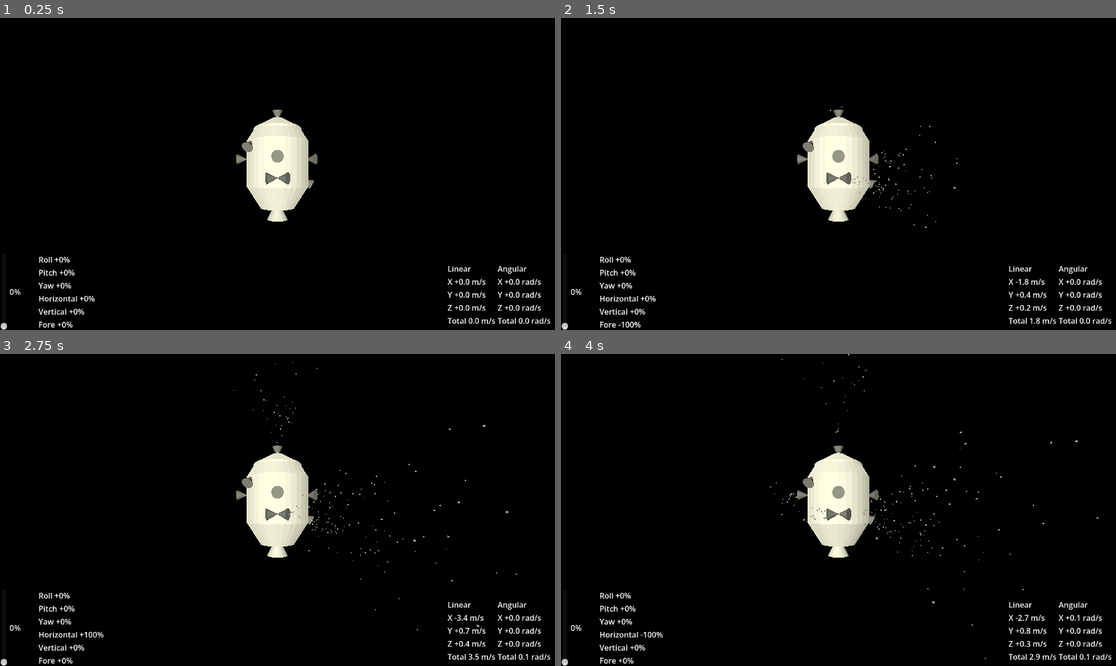
Above: before the commit, frames 1-4 (two rows, left to right).
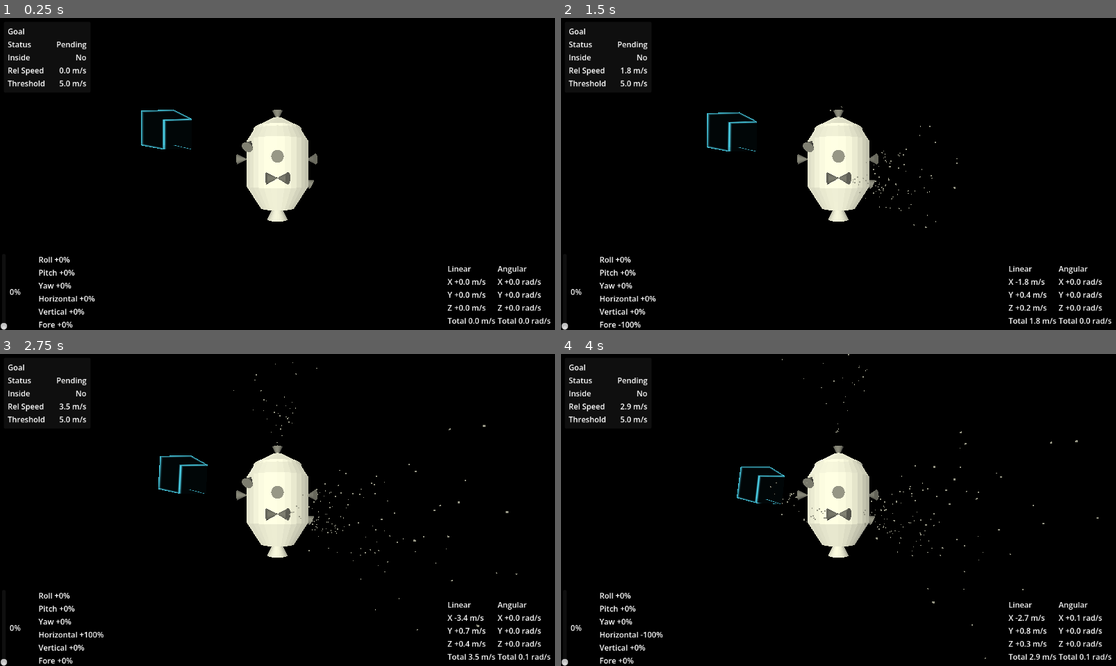
Above: after the commit, the same moments.

Repository: Carth501/anti-manual-spaceship-operation
Game: Godot game, scene res://scenes/space.tscn
The game is run twice, just before and just after one commit, with the same random seed, the same clock (stepped at 60 frames per second) and the same inputs.
Inputs (mouse positions are in pixels of both pictures, inside the frame that each line leads up to):
- Up to frame 1 (0.25 s): no input
- Up to frame 2 (1.5 s): tap Enter at 0.5 s; move the mouse to (960, 158) at 0.52 s; hold L (Lateral_Right) 0.53-1.28 s; right-click (960, 158) at 0.6 s; move the mouse to (727, 189) at 1.27 s; hold O (Lateral_Back) from 1.28 s (still down); right-click (727, 189) at 1.35 s
- Up to frame 3 (2.75 s): move the mouse to (333, 441) at 2.02 s; release O (Lateral_Back) at 2.03 s; hold L (Lateral_Right) from 2.03 s (still down); right-click (333, 441) at 2.1 s
- Up to frame 4 (4 s): move the mouse to (810, 572) at 2.77 s; release L (Lateral_Right) at 2.78 s; hold Ctrl (Decrease_Main_Thruster) 2.78-3.53 s; right-click (810, 572) at 2.85 s; move the mouse to (1005, 556) at 3.52 s; hold J (Lateral_Left) from 3.53 s (still down); right-click (1005, 556) at 3.6 s

The runs differ from the first frame. In frame 1, 0.8% of the frame differs, in the area x 1-35%, y 3-43%; in frame 2, 0.7%; in frame 3, 0.7%; in frame 4, 0.7%.

Commit message:
Add GoalArea script and UI updates for goal status display

Diff:
--- a/scenes/space.tscn
+++ b/scenes/space.tscn
@@ -3,6 +3,22 @@
 [ext_resource type="PackedScene" uid="uid://bnc76bgry58jh" path="res://scenes/miracle.tscn" id="1_rysn1"]
 [ext_resource type="PackedScene" uid="uid://dxf01xcb5ghcy" path="res://scenes/user_interface.tscn" id="2_7q4ap"]
 [ext_resource type="Script" uid="uid://cbuhsuo1jg84i" path="res://scripts/camera_controller.gd" id="3_17jim"]
+[ext_resource type="Script" uid="uid://de4r7r7y4sqyl" path="res://scripts/goal_area.gd" id="4_b0dir"]
+[ext_resource type="Shader" uid="uid://cpnlek8wes66n" path="res://shaders/goal_box.gdshader" id="5_2wj6e"]
+
+[sub_resource type="BoxShape3D" id="BoxShape3D_nkspm"]
+size = Vector3(30, 30, 30)
+
+[sub_resource type="BoxMesh" id="BoxMesh_wi7yl"]
+size = Vector3(30, 30, 30)
+
+[sub_resource type="ShaderMaterial" id="ShaderMaterial_7gqk0"]
+render_priority = 1
+shader = ExtResource("5_2wj6e")
+shader_parameter/line_color = Color(0.31764707, 0.9019608, 1, 0.95)
+shader_parameter/fill_color = Color(0.05882353, 0.16078432, 0.2, 0.08)
+shader_parameter/line_thickness = 0.08
+shader_parameter/emission_strength = 1.2
 
 [sub_resource type="CapsuleMesh" id="CapsuleMesh_rysn1"]
 radius = 100.0
@@ -23,8 +39,23 @@
 [node name="Camera3D" type="Camera3D" parent="Miracle/CameraPivot" unique_id=1018083168]
 transform = Transform3D(-1, 0, -8.742278e-08, 0, 1, 0, 8.742278e-08, 0, -1, 0, 0, -20)
 
-[node name="UserInterface" parent="." unique_id=889957040 node_paths=PackedStringArray("ship") instance=ExtResource("2_7q4ap")]
+[node name="GoalArea" type="Area3D" parent="." unique_id=567544899 node_paths=PackedStringArray("ship")]
+transform = Transform3D(1, 0, 0, 0, 1, 0, 0, 0, 1, -120.59816, 39.741306, -160)
+script = ExtResource("4_b0dir")
 ship = NodePath("../Miracle")
+speed_threshold_mps = 5.0
+
+[node name="CollisionShape3D" type="CollisionShape3D" parent="GoalArea" unique_id=1999214553]
+shape = SubResource("BoxShape3D_nkspm")
+
+[node name="GoalVisual" type="MeshInstance3D" parent="GoalArea" unique_id=808689746]
+cast_shadow = 0
+mesh = SubResource("BoxMesh_wi7yl")
+surface_material_override/0 = SubResource("ShaderMaterial_7gqk0")
+
+[node name="UserInterface" parent="." unique_id=889957040 node_paths=PackedStringArray("ship", "goal_area") instance=ExtResource("2_7q4ap")]
+ship = NodePath("../Miracle")
+goal_area = NodePath("../GoalArea")
 
 [node name="Sun" type="DirectionalLight3D" parent="." unique_id=394601839]
 light_color = Color(1, 1, 0.8901961, 1)
--- a/scenes/user_interface.tscn
+++ b/scenes/user_interface.tscn
@@ -19,6 +19,79 @@
 vertical_value_label_path = NodePath("Controls/VBoxContainer/Vertical/Value")
 fore_value_label_path = NodePath("Controls/VBoxContainer/Fore/Value")
 
+[node name="GoalStatus" type="PanelContainer" parent="." unique_id=340449824]
+layout_mode = 1
+offset_left = 8.0
+offset_top = 8.0
+offset_right = 188.0
+offset_bottom = 112.0
+
+[node name="MarginContainer" type="MarginContainer" parent="GoalStatus" unique_id=910143191]
+layout_mode = 2
+theme_override_constants/margin_left = 8
+theme_override_constants/margin_top = 8
+theme_override_constants/margin_right = 8
+theme_override_constants/margin_bottom = 8
+
+[node name="VBoxContainer" type="VBoxContainer" parent="GoalStatus/MarginContainer" unique_id=837594592]
+layout_mode = 2
+
+[node name="Heading" type="Label" parent="GoalStatus/MarginContainer/VBoxContainer" unique_id=1883871166]
+layout_mode = 2
+text = "Goal"
+
+[node name="GoalRow" type="HBoxContainer" parent="GoalStatus/MarginContainer/VBoxContainer" unique_id=1742875218]
+layout_mode = 2
+
+[node name="Label" type="Label" parent="GoalStatus/MarginContainer/VBoxContainer/GoalRow" unique_id=1220625994]
+layout_mode = 2
+text = "Status"
+
+[node name="Value" type="Label" parent="GoalStatus/MarginContainer/VBoxContainer/GoalRow" unique_id=1237684389]
+layout_mode = 2
+size_flags_horizontal = 3
+horizontal_alignment = 2
+text = "Pending"
+
+[node name="InsideRow" type="HBoxContainer" parent="GoalStatus/MarginContainer/VBoxContainer" unique_id=1639652698]
+layout_mode = 2
+
+[node name="Label" type="Label" parent="GoalStatus/MarginContainer/VBoxContainer/InsideRow" unique_id=466802522]
+layout_mode = 2
+text = "Inside"
+
+[node name="Value" type="Label" parent="GoalStatus/MarginContainer/VBoxContainer/InsideRow" unique_id=636803826]
+layout_mode = 2
+size_flags_horizontal = 3
+horizontal_alignment = 2
+text = "No"
+
+[node name="RelativeSpeedRow" type="HBoxContainer" parent="GoalStatus/MarginContainer/VBoxContainer" unique_id=165459748]
+layout_mode = 2
+
+[node name="Label" type="Label" parent="GoalStatus/MarginContainer/VBoxContainer/RelativeSpeedRow" unique_id=1949798172]
+layout_mode = 2
+text = "Rel Speed"
+
+[node name="Value" type="Label" parent="GoalStatus/MarginContainer/VBoxContainer/RelativeSpeedRow" unique_id=630533210]
+layout_mode = 2
+size_flags_horizontal = 3
+horizontal_alignment = 2
+text = "0.0 m/s"
+
+[node name="ThresholdRow" type="HBoxContainer" parent="GoalStatus/MarginContainer/VBoxContainer" unique_id=1723802549]
+layout_mode = 2
+
+[node name="Label" type="Label" parent="GoalStatus/MarginContainer/VBoxContainer/ThresholdRow" unique_id=766226912]
+layout_mode = 2
+text = "Threshold"
+
+[node name="Value" type="Label" parent="GoalStatus/MarginContainer/VBoxContainer/ThresholdRow" unique_id=856745040]
+layout_mode = 2
+size_flags_horizontal = 3
+horizontal_alignment = 2
+text = "0.0 m/s"
+
 [node name="Controls" type="HBoxContainer" parent="." unique_id=1366659684]
 layout_mode = 1
 anchors_preset = 2
--- /dev/null
+++ b/scripts/goal_area.gd
@@ -0,0 +1,77 @@
+class_name GoalArea
+extends Area3D
+
+signal occupancy_changed(is_inside: bool)
+signal completion_changed(is_completed: bool)
+signal goal_completed(relative_speed: float)
+signal relative_speed_changed(relative_speed: float)
+
+@export var ship: MiracleShip
+@export_range(0.0, 1000.0, 0.1, "or_greater") var speed_threshold_mps := 2.5
+@export var goal_velocity: Vector3 = Vector3.ZERO
+
+var ship_inside := false
+var is_completed := false
+var current_relative_speed := 0.0
+
+
+func _ready() -> void:
+	monitoring = true
+	body_entered.connect(_on_body_entered)
+	body_exited.connect(_on_body_exited)
+	if ship == null:
+		push_warning("GoalArea is missing its ship reference")
+	if speed_threshold_mps < 0.0:
+		push_warning("GoalArea speed threshold should not be negative")
+
+
+func _physics_process(_delta: float) -> void:
+	current_relative_speed = get_relative_speed()
+	relative_speed_changed.emit(current_relative_speed)
+	if ship_inside and not is_completed and current_relative_speed <= speed_threshold_mps:
+		is_completed = true
+		completion_changed.emit(true)
+		goal_completed.emit(current_relative_speed)
+
+
+func get_relative_velocity() -> Vector3:
+	if ship == null:
+		return Vector3.ZERO
+
+	return ship.get_linear_velocity_readout() - goal_velocity
+
+
+func get_relative_speed() -> float:
+	return get_relative_velocity().length()
+
+
+func is_goal_completed() -> bool:
+	return is_completed
+
+
+func is_ship_inside() -> bool:
+	return ship_inside
+
+
+func reset_goal() -> void:
+	if not is_completed:
+		return
+
+	is_completed = false
+	completion_changed.emit(false)
+
+
+func _on_body_entered(body: Node) -> void:
+	if body != ship:
+		return
+
+	ship_inside = true
+	occupancy_changed.emit(true)
+
+
+func _on_body_exited(body: Node) -> void:
+	if body != ship:
+		return
+
+	ship_inside = false
+	occupancy_changed.emit(false)
--- a/scripts/ui_manager.gd
+++ b/scripts/ui_manager.gd
@@ -2,6 +2,7 @@
 extends Control
 
 @export var ship: MiracleShip
+@export var goal_area: GoalArea
 @export var throttle_slider_path: NodePath = ^"VSlider"
 @export var throttle_label_path: NodePath = ^"Control/Label"
 @export var roll_value_label_path: NodePath = ^"HBoxContainer/VBoxContainer/Roll/Value"
@@ -18,6 +19,10 @@
 @export var angular_y_value_label_path: NodePath = ^"Velocities/Angular/YRow/Value"
 @export var angular_z_value_label_path: NodePath = ^"Velocities/Angular/ZRow/Value"
 @export var angular_total_value_label_path: NodePath = ^"Velocities/Angular/TotalRow/Value"
+@export var goal_status_value_label_path: NodePath = ^"GoalStatus/MarginContainer/VBoxContainer/GoalRow/Value"
+@export var goal_inside_value_label_path: NodePath = ^"GoalStatus/MarginContainer/VBoxContainer/InsideRow/Value"
+@export var goal_relative_speed_value_label_path: NodePath = ^"GoalStatus/MarginContainer/VBoxContainer/RelativeSpeedRow/Value"
+@export var goal_threshold_value_label_path: NodePath = ^"GoalStatus/MarginContainer/VBoxContainer/ThresholdRow/Value"
 
 var control_interface: ControlInterface
 var throttle_slider: VSlider
@@ -36,6 +41,10 @@
 var angular_y_value_label: Label
 var angular_z_value_label: Label
 var angular_total_value_label: Label
+var goal_status_value_label: Label
+var goal_inside_value_label: Label
+var goal_relative_speed_value_label: Label
+var goal_threshold_value_label: Label
 
 
 func _ready() -> void:
@@ -60,10 +69,13 @@
 	angular_y_value_label = get_node_or_null(angular_y_value_label_path) as Label
 	angular_z_value_label = get_node_or_null(angular_z_value_label_path) as Label
 	angular_total_value_label = get_node_or_null(angular_total_value_label_path) as Label
+	goal_status_value_label = get_node_or_null(goal_status_value_label_path) as Label
+	goal_inside_value_label = get_node_or_null(goal_inside_value_label_path) as Label
+	goal_relative_speed_value_label = get_node_or_null(goal_relative_speed_value_label_path) as Label
+	goal_threshold_value_label = get_node_or_null(goal_threshold_value_label_path) as Label
 
 	if control_interface == null:
 		push_warning("UIManager could not resolve a ControlInterface from its ship")
-		return
 
 	if throttle_slider == null:
 		push_warning("UIManager could not find a VSlider at %s" % throttle_slider_path)
@@ -71,14 +83,24 @@
 	if throttle_label == null:
 		push_warning("UIManager could not find a Label at %s" % throttle_label_path)
 
-	if throttle_slider != null:
-		_configure_throttle_slider()
-		throttle_slider.value_changed.connect(_on_throttle_slider_changed)
-	control_interface.main_throttle_changed.connect(_on_main_throttle_changed)
-	control_interface.control_axes_changed.connect(_on_control_axes_changed)
-	_sync_ui_to_throttle()
-	_update_axis_labels(control_interface.get_control_axes())
+	if control_interface != null:
+		if throttle_slider != null:
+			_configure_throttle_slider()
+			throttle_slider.value_changed.connect(_on_throttle_slider_changed)
+		control_interface.main_throttle_changed.connect(_on_main_throttle_changed)
+		control_interface.control_axes_changed.connect(_on_control_axes_changed)
+		_sync_ui_to_throttle()
+		_update_axis_labels(control_interface.get_control_axes())
+
+	if goal_area != null:
+		goal_area.occupancy_changed.connect(_on_goal_state_changed)
+		goal_area.completion_changed.connect(_on_goal_completion_changed)
+		goal_area.relative_speed_changed.connect(_on_goal_relative_speed_changed)
+	else:
+		push_warning("UIManager is missing its goal area reference")
+
 	_update_velocity_labels()
+	_update_goal_labels()
 
 
 func _physics_process(_delta: float) -> void:
@@ -86,6 +108,7 @@
 		return
 
 	_update_velocity_labels()
+	_update_goal_labels()
 
 
 func _configure_throttle_slider() -> void:
@@ -95,6 +118,9 @@
 
 
 func _sync_ui_to_throttle() -> void:
+	if control_interface == null:
+		return
+
 	var throttle_value := control_interface.get_main_throttle()
 	if throttle_slider != null:
 		throttle_slider.value = throttle_value
@@ -102,6 +128,9 @@
 
 
 func _on_throttle_slider_changed(value: float) -> void:
+	if control_interface == null:
+		return
+
 	control_interface.set_main_throttle(value)
 
 
@@ -153,6 +182,43 @@
 	_update_unsigned_value_label(angular_total_value_label, angular_velocity.length(), " rad/s")
 
 
+func _update_goal_labels() -> void:
+	if goal_area == null:
+		_update_text_label(goal_status_value_label, "N/A")
+		_update_text_label(goal_inside_value_label, "--")
+		_update_text_label(goal_relative_speed_value_label, "--")
+		_update_text_label(goal_threshold_value_label, "--")
+		return
+
+	var relative_speed := goal_area.get_relative_speed()
+	var goal_status := "Complete" if goal_area.is_goal_completed() else "Pending"
+	var inside_status := "Yes" if goal_area.is_ship_inside() else "No"
+
+	_update_text_label(goal_status_value_label, goal_status)
+	_update_text_label(goal_inside_value_label, inside_status)
+	_update_unsigned_value_label(goal_relative_speed_value_label, relative_speed, " m/s")
+	_update_unsigned_value_label(goal_threshold_value_label, goal_area.speed_threshold_mps, " m/s")
+
+
+func _on_goal_state_changed(_is_inside: bool) -> void:
+	_update_goal_labels()
+
+
+func _on_goal_completion_changed(_is_completed: bool) -> void:
+	_update_goal_labels()
+
+
+func _on_goal_relative_speed_changed(_relative_speed: float) -> void:
+	_update_goal_labels()
+
+
+func _update_text_label(target_label: Label, value: String) -> void:
+	if target_label == null:
+		return
+
+	target_label.text = value
+
+
 func _update_signed_value_label(target_label: Label, value: float, suffix: String = "") -> void:
 	if target_label == null:
 		return
--- /dev/null
+++ b/shaders/goal_box.gdshader
@@ -0,0 +1,18 @@
+shader_type spatial;
+render_mode unshaded, cull_disabled, depth_prepass_alpha;
+
+uniform vec4 line_color : source_color = vec4(0.32, 0.9, 1.0, 0.95);
+uniform vec4 fill_color : source_color = vec4(0.06, 0.16, 0.2, 0.08);
+uniform float line_thickness : hint_range(0.01, 0.45, 0.01) = 0.08;
+uniform float emission_strength : hint_range(0.0, 4.0, 0.05) = 1.2;
+
+void fragment() {
+	vec2 face_uv = abs(UV - vec2(0.5)) * 2.0;
+	float edge_band = max(face_uv.x, face_uv.y);
+	float edge_mask = smoothstep(1.0 - line_thickness, 1.0, edge_band);
+	vec4 color = mix(fill_color, line_color, edge_mask);
+
+	ALBEDO = color.rgb;
+	EMISSION = line_color.rgb * edge_mask * emission_strength;
+	ALPHA = color.a;
+}
Not shown, added: scripts/goal_area.gd.uid
Not shown, added: shaders/goal_box.gdshader.uid
